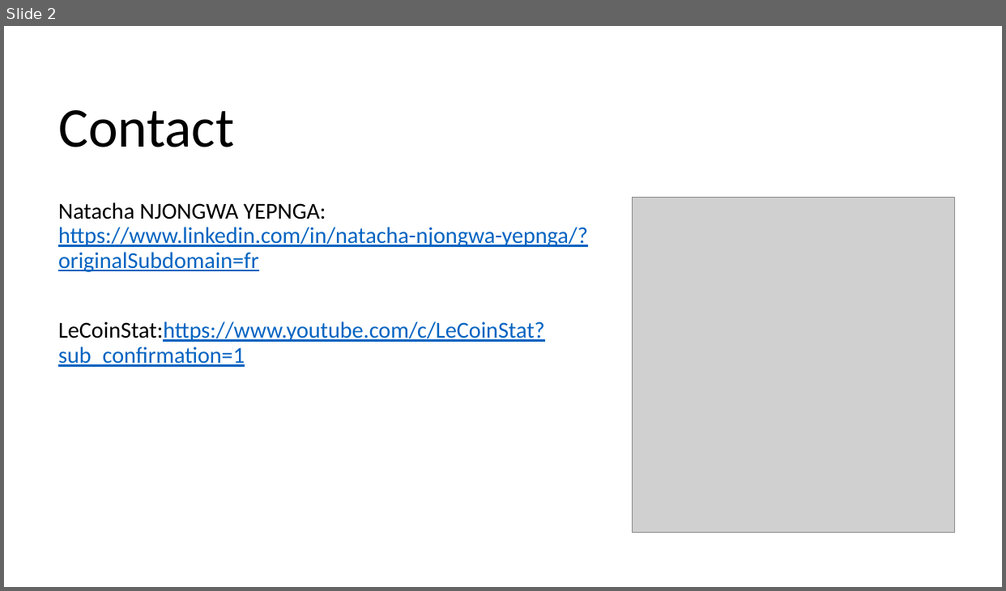
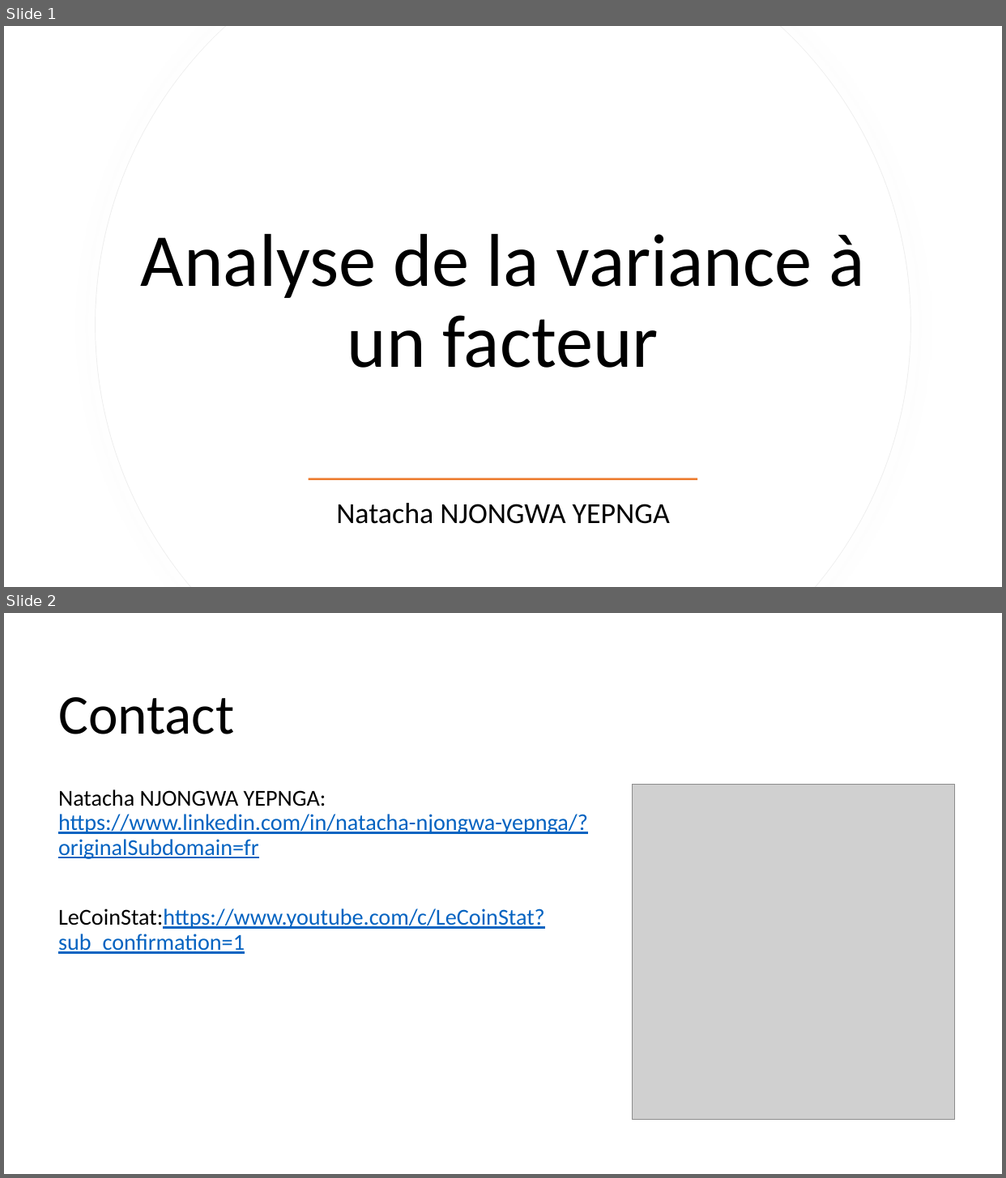
Before and after one commit to LeCoinStat/WAS, a slide deck: WAS20/Présentation1.pptx. Shown one above the other, each under a label of ours: slide 2 before the commit, slides 1 and 2 after it. The pictures are 1006x591 and 1006x1178 pixels, drawn with LibreOffice and Linux fonts; fonts in the diff are those of the drawing; grey boxes stand for pictures. Boxes give left, top, right and bottom in pixels: in the first picture for what was removed or moved away, otherwise in the second. Text is boxed around its words. In the diff, an @@ line names an element or a change of style, - is before the commit and + after.

```diff
--- a/WAS20/Présentation1.pptx
+++ b/WAS20/Présentation1.pptx
@@ slide 1 added at [4,26,1002,587], background #FFFFFF @@
@@ freeform shape added at [96,26,911,587], fill #FFFFFF, outline #EFEFEF 0.75 pt @@
@@ freeform shape added at [96,26,910,587], fill #FFFFFF @@
@@ title added at [141,234,864,368], 72 pt, text #000000 @@
+Analyse de la variance à un facteur
@@ rectangle added at [309,478,698,480], fill #ED7D31 @@
@@ subtitle added at [336,503,670,524], 28 pt, text #000000 @@
+Natacha NJONGWA YEPNGA
```
Also in this commit, not shown: 16 other slides added, 3 slides removed, 1 other file.
